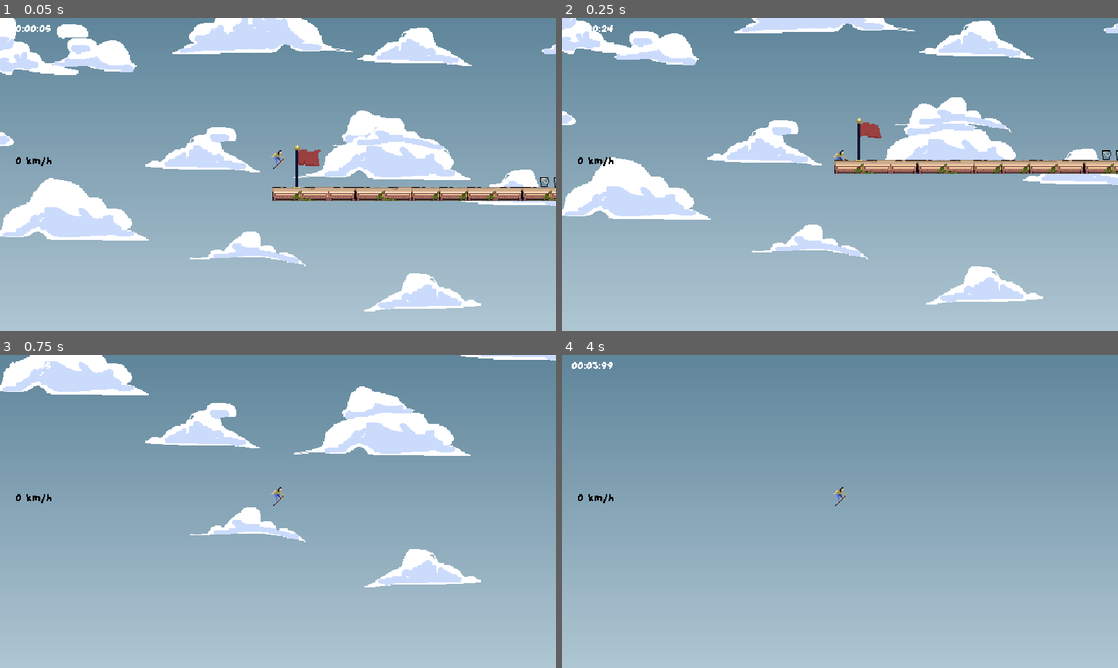
Above: before the commit, frames 1-4 (two rows, left to right).
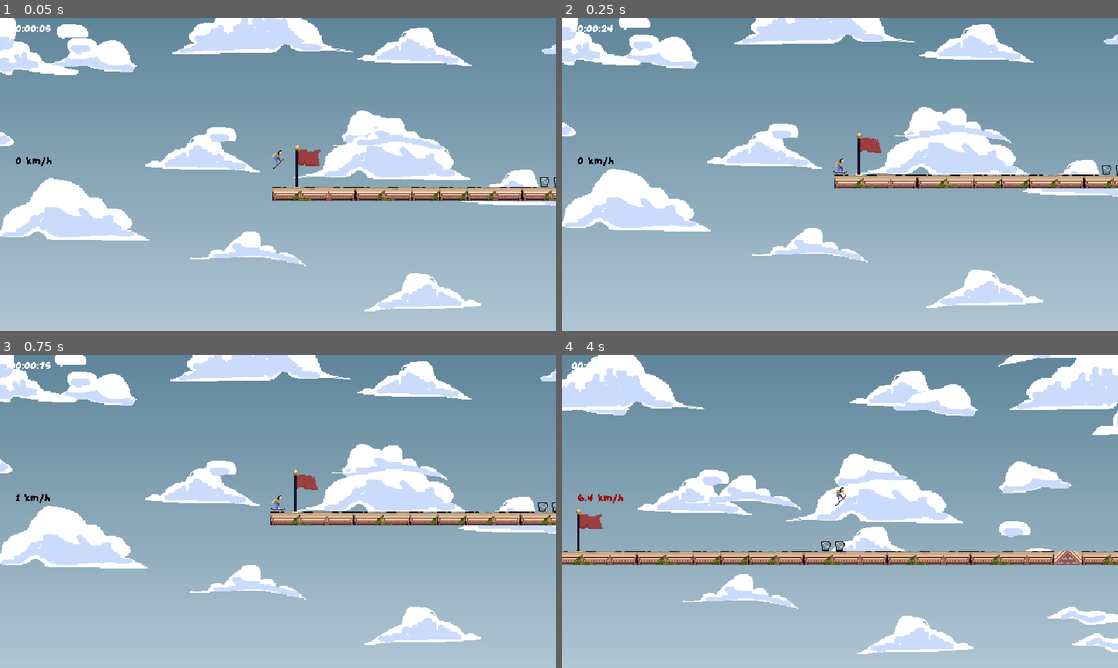
Above: after the commit, the same moments.

Repository: Minipeps/SpeedJam-8
Game: Godot game, scene res://2D/Level.tscn
Same seed, same stepped clock (60 frames per second), same inputs: the game is played once before the commit and once after it. This scene is started directly instead of the project's main scene.
Inputs (mouse positions are in pixels of both pictures, inside the frame that each line leads up to):
- Up to frame 1 (0.05 s): no input
- Up to frame 2 (0.25 s): no input
- Up to frame 3 (0.75 s): tap Enter (ui_accept) at 0.5 s; move the mouse to (400, 495) at 0.52 s; hold Right (player_move_right) from 0.53 s (still down); tap C (display_end_screen_lose) at 0.6 s
- Up to frame 4 (4 s): tap Enter (ui_accept) at 0.77, 1.52, 3.02, 3.77 s; move the mouse to (728, 527) at 1.27 s; release Right (player_move_right) at 1.28 s; hold Down (player_move_down) 1.28-2.03 s; tap X (display_end_screen_win) at 1.35, 2.85 s; move the mouse to (895, 442) at 2.02 s; hold Right (player_move_right) 2.03-2.78 s; tap C (display_end_screen_lose) at 2.1, 3.6 s; move the mouse to (812, 574) at 2.77 s; hold Up (player_move_up) 2.78-3.53 s; move the mouse to (1006, 558) at 3.52 s; hold Left (player_move_left) from 3.53 s (still down)

Frame 1 is identical in both runs. In frame 2, 16% of the frame differs, in the area x 0-100%, y 0-93%; in frame 3, 26%; in frame 4, 22%.

Commit message:
Better level

Diff:
--- a/2D/Level.tscn
+++ b/2D/Level.tscn
@@ -1,9 +1,10 @@
-[gd_scene load_steps=13 format=3 uid="uid://bdvcv3bw5ysdy"]
+[gd_scene load_steps=14 format=3 uid="uid://bdvcv3bw5ysdy"]
 
 [ext_resource type="Script" path="res://2D/Level.gd" id="1_y5gdm"]
 [ext_resource type="Texture2D" uid="uid://dmc4g62t0md67" path="res://Sprites/Tileset/tileset_roof.png" id="2_0sl3k"]
 [ext_resource type="PackedScene" uid="uid://c7cx7wyya1ssx" path="res://2D/Player/Player2D.tscn" id="3_dohc5"]
 [ext_resource type="PackedScene" uid="uid://d1dl5o2l103yq" path="res://Timer/Timer.tscn" id="4_a7a37"]
+[ext_resource type="PackedScene" uid="uid://ckfyrvjhmjb7w" path="res://Checkpoint/LevelEnd.tscn" id="5_7coiq"]
 [ext_resource type="PackedScene" uid="uid://b7qnyrfh2v8ve" path="res://Checkpoint/checkpoint.tscn" id="5_bubwb"]
 [ext_resource type="PackedScene" uid="uid://hhg3splfg7rx" path="res://Parallax/Parallax.tscn" id="6_je5dk"]
 [ext_resource type="PackedScene" uid="uid://cti5csv2gixaj" path="res://Timer/speed_counter.tscn" id="6_sqcud"]
@@ -205,6 +206,7 @@
 TECH_TOLERANCE_TIME = 0.5
 
 [node name="StaticBody2D" type="StaticBody2D" parent="."]
+collision_layer = 2
 
 [node name="TileMap" type="TileMap" parent="StaticBody2D"]
 texture_filter = 1
@@ -246,3 +248,6 @@
 
 [node name="Checkpoint" parent="." instance=ExtResource("5_bubwb")]
 position = Vector2(88, 265)
+
+[node name="LevelEnd" parent="." instance=ExtResource("5_7coiq")]
+position = Vector2(1356, 110)
Not shown: 1 places in Checkpoint/LevelEnd.tscn that only renumber resources
